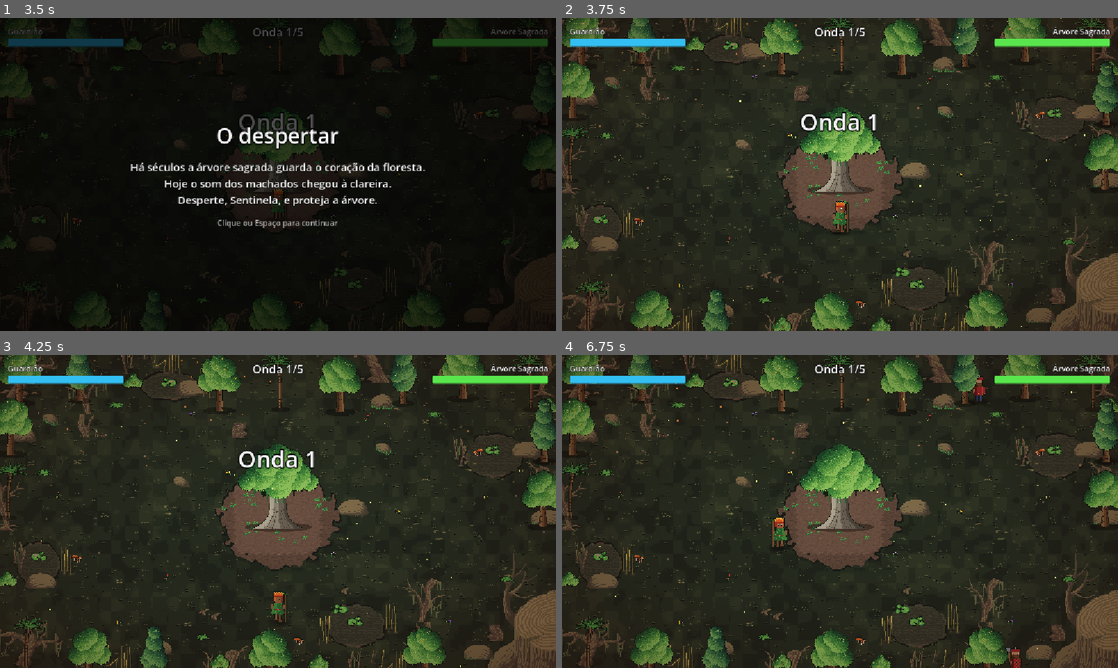
Above: before the commit, frames 1-4 (two rows, left to right).
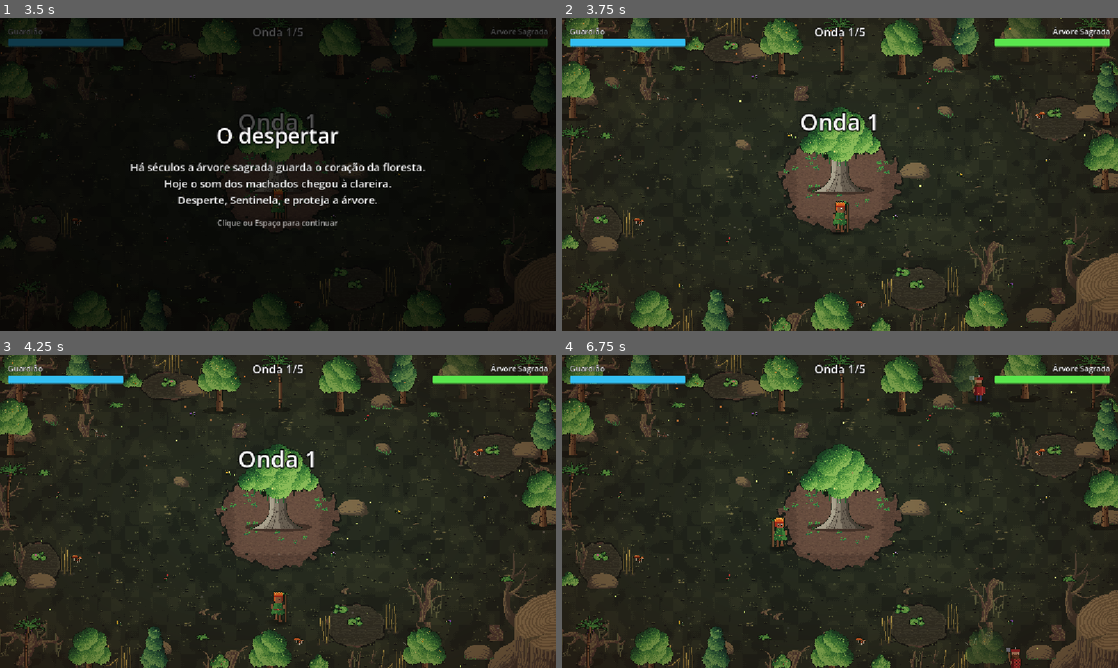
Above: after the commit, the same moments.

Repository: elian-sss/sentinela
Game: Godot game, scene res://cenas/telas/TelaInicial.tscn
Two runs of this game, one before a commit and one after it. Both use one fixed random seed, a clock stepped at 60 frames per second and the inputs below.
Inputs (mouse positions are in pixels of both pictures, inside the frame that each line leads up to):
- Up to frame 1 (3.5 s): click "Como jogar" at 0.5 s; click "Voltar" at 1.25 s; click "Como jogar" at 2 s; tap Enter (ui_accept) at 2.75, 3.02 s; move the mouse to (400, 158) at 2.77 s; press the mouse at (400, 158) at 2.78 s; hold D (mover_direita) from 2.78 s (still down)
- Up to frame 2 (3.75 s): tap Enter (ui_accept) at 3.5 s; move the mouse to (728, 190) at 3.52 s; release D (mover_direita) at 3.53 s; release the mouse at (728, 190) at 3.53 s; hold S (mover_baixo) from 3.53 s (still down); tap Space (dash) at 3.6 s
- Up to frame 3 (4.25 s): keep holding S (mover_baixo); tap Enter (ui_accept) at 3.77 s
- Up to frame 4 (6.75 s): move the mouse to (895, 442) at 4.27 s; release S (mover_baixo) at 4.28 s; hold D (mover_direita) 4.28-5.03 s; hold R (reiniciar) 4.28-5.03 s; move the mouse to (812, 574) at 5.02 s; hold W (mover_cima) 5.03-5.78 s; click (812, 574) at 5.1 s; tap Enter (ui_accept) at 5.27, 6.02 s; move the mouse to (1006, 558) at 5.77 s; hold A (mover_esquerda) from 5.78 s (still down); tap Space (dash) at 5.85 s; move the mouse to (673, 464) at 6.52 s; tap R (reiniciar) at 6.6 s

Frame 1 is identical in both runs. In frame 2, 0.4% of the frame differs, in the area x 79-87%, y 0-14%; in frame 3, 0.4%; in frame 4, 0.9%, in the area x 70-81%, y 0-100%.

Commit message:
Deixa as árvores semitransparentes quando um personagem passa atrás da copa

Diff:
--- a/cenas/arvore/Arvore.tscn
+++ b/cenas/arvore/Arvore.tscn
@@ -2,6 +2,7 @@
 [ext_resource type="Texture2D" path="res://assets/personagens/arvore_sagrada.png" id="2_textura"]
 
 [ext_resource type="Script" path="res://cenas/arvore/arvore.gd" id="1_arvore"]
+[ext_resource type="Script" path="res://cenas/cenario/copa_transparente.gd" id="3_copa"]
 
 [sub_resource type="RectangleShape2D" id="RectangleShape2D_arvore"]
 size = Vector2(64, 64)
@@ -16,3 +17,6 @@
 texture_filter = 1
 position = Vector2(0, -48)
 texture = ExtResource("2_textura")
+
+[node name="Copa" type="Area2D" parent="Visual"]
+script = ExtResource("3_copa")
--- a/cenas/cenario/Cenario.tscn
+++ b/cenas/cenario/Cenario.tscn
@@ -21,6 +21,8 @@
 
 [ext_resource type="Texture2D" path="res://assets/cenario/props/gramado.png" id="p_gramado"]
 
+[ext_resource type="Script" path="res://cenas/cenario/copa_transparente.gd" id="s_copa"]
+
 [sub_resource type="Gradient" id="Gradient_fsjn5"]
 offsets = PackedFloat32Array(0, 0.5, 1)
 colors = PackedColorArray(0, 0, 0, 0.05, 0.06, 0, 0, 0.2, 0.1, 0.01, 0, 0.45)
@@ -1013,6 +1015,57 @@
 [node name="Colisao" type="CollisionShape2D" parent="Bordas/Arvore13/Tronco"]
 position = Vector2(0, -5)
 shape = SubResource("RectangleShape2D_tronco_largo")
+
+[node name="Copa" type="Area2D" parent="Bordas/Arvore1"]
+script = ExtResource("s_copa")
+
+[node name="Copa" type="Area2D" parent="Bordas/Arvore2"]
+script = ExtResource("s_copa")
+
+[node name="Copa" type="Area2D" parent="Bordas/Arvore3"]
+script = ExtResource("s_copa")
+
+[node name="Copa" type="Area2D" parent="Bordas/Palmeira1"]
+script = ExtResource("s_copa")
+
+[node name="Copa" type="Area2D" parent="Bordas/Arvore4"]
+script = ExtResource("s_copa")
+
+[node name="Copa" type="Area2D" parent="Bordas/Arvore5"]
+script = ExtResource("s_copa")
+
+[node name="Copa" type="Area2D" parent="Bordas/Arvore6"]
+script = ExtResource("s_copa")
+
+[node name="Copa" type="Area2D" parent="Bordas/Palmeira2"]
+script = ExtResource("s_copa")
+
+[node name="Copa" type="Area2D" parent="Bordas/Palmeira3"]
+script = ExtResource("s_copa")
+
+[node name="Copa" type="Area2D" parent="Bordas/Arvore7"]
+script = ExtResource("s_copa")
+
+[node name="Copa" type="Area2D" parent="Bordas/Arvore8"]
+script = ExtResource("s_copa")
+
+[node name="Copa" type="Area2D" parent="Bordas/Arvore9"]
+script = ExtResource("s_copa")
+
+[node name="Copa" type="Area2D" parent="Bordas/Arvore10"]
+script = ExtResource("s_copa")
+
+[node name="Copa" type="Area2D" parent="Bordas/Arvore11"]
+script = ExtResource("s_copa")
+
+[node name="Copa" type="Area2D" parent="Bordas/Palmeira4"]
+script = ExtResource("s_copa")
+
+[node name="Copa" type="Area2D" parent="Bordas/Arvore12"]
+script = ExtResource("s_copa")
+
+[node name="Copa" type="Area2D" parent="Bordas/Arvore13"]
+script = ExtResource("s_copa")
 
 [node name="Atmosfera" type="Node2D" parent="." unique_id=50557821]
 z_index = 20
--- /dev/null
+++ b/cenas/cenario/copa_transparente.gd
@@ -0,0 +1,42 @@
+class_name CopaTransparente
+extends Area2D
+## Deixa a árvore (o Sprite2D pai) semitransparente enquanto um personagem está atrás da copa,
+## para o jogador nunca perder de vista o herói e os inimigos.
+## A área da copa é calculada sozinha a partir do tamanho do sprite: basta pôr este nó como filho.
+
+const ALFA_TRANSPARENTE: float = 0.4
+const FRACAO_COPA: float = 0.75 ## parte de cima do sprite que conta como copa
+const VELOCIDADE_FADE: float = 5.0 ## quanto do alfa muda por segundo
+const CAMADAS_PERSONAGENS: int = 1 | 2 ## herói e inimigos na camada 1, chefe na 2
+
+var _sprite: Sprite2D
+var _base_local: float
+
+
+func _ready() -> void:
+	_sprite = get_parent()
+	collision_layer = 0
+	collision_mask = CAMADAS_PERSONAGENS
+	monitorable = false
+	var area_sprite: Rect2 = _sprite.get_rect()
+	var forma := RectangleShape2D.new()
+	forma.size = Vector2(area_sprite.size.x, area_sprite.size.y * FRACAO_COPA)
+	var colisao := CollisionShape2D.new()
+	colisao.shape = forma
+	colisao.position = area_sprite.position + forma.size / 2.0
+	add_child(colisao)
+	_base_local = area_sprite.end.y
+
+
+func _process(delta: float) -> void:
+	var alvo: float = ALFA_TRANSPARENTE if _tem_alguem_atras() else 1.0
+	_sprite.modulate.a = move_toward(_sprite.modulate.a, alvo, VELOCIDADE_FADE * delta)
+
+
+## Só conta quem está acima da base da árvore, porque quem está abaixo já aparece na frente dela.
+func _tem_alguem_atras() -> bool:
+	var base_y: float = _sprite.to_global(Vector2(0.0, _base_local)).y
+	for corpo: Node2D in get_overlapping_bodies():
+		if corpo is CharacterBody2D and corpo.global_position.y < base_y:
+			return true
+	return false
Not shown, added: cenas/cenario/copa_transparente.gd.uid
